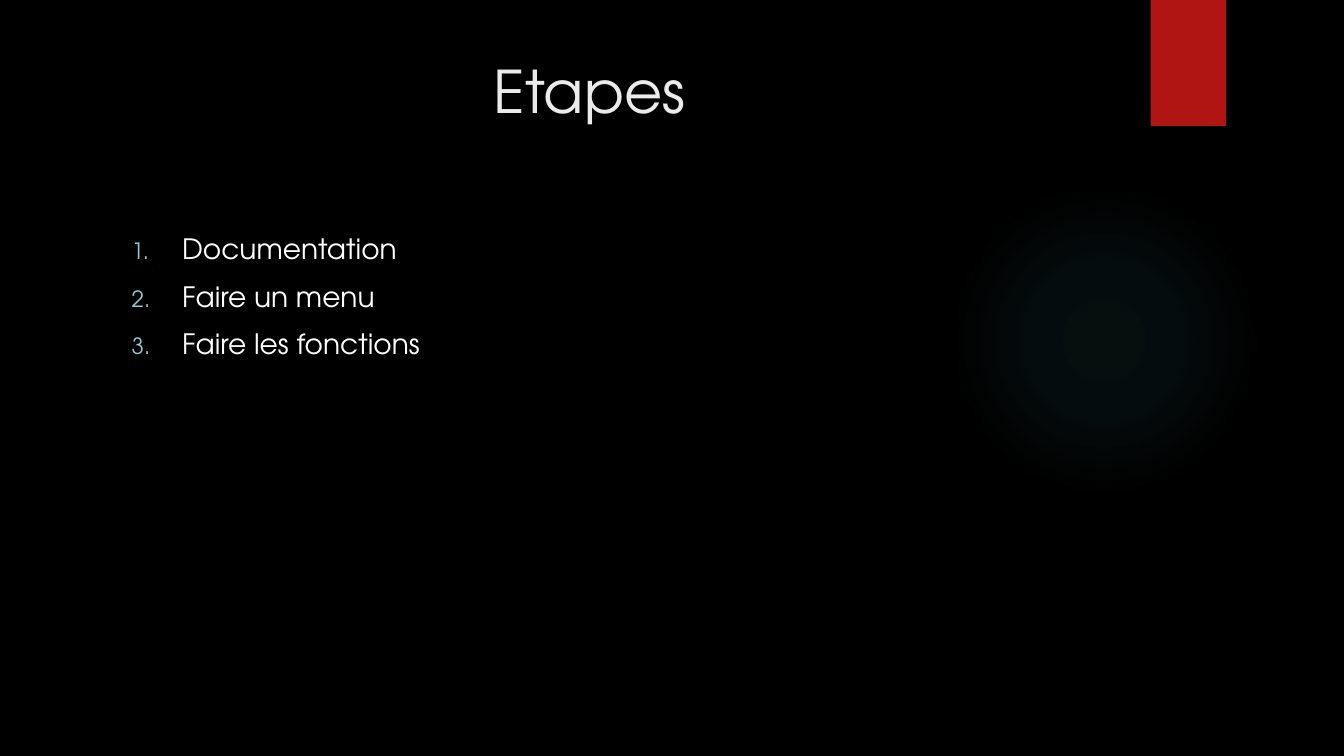
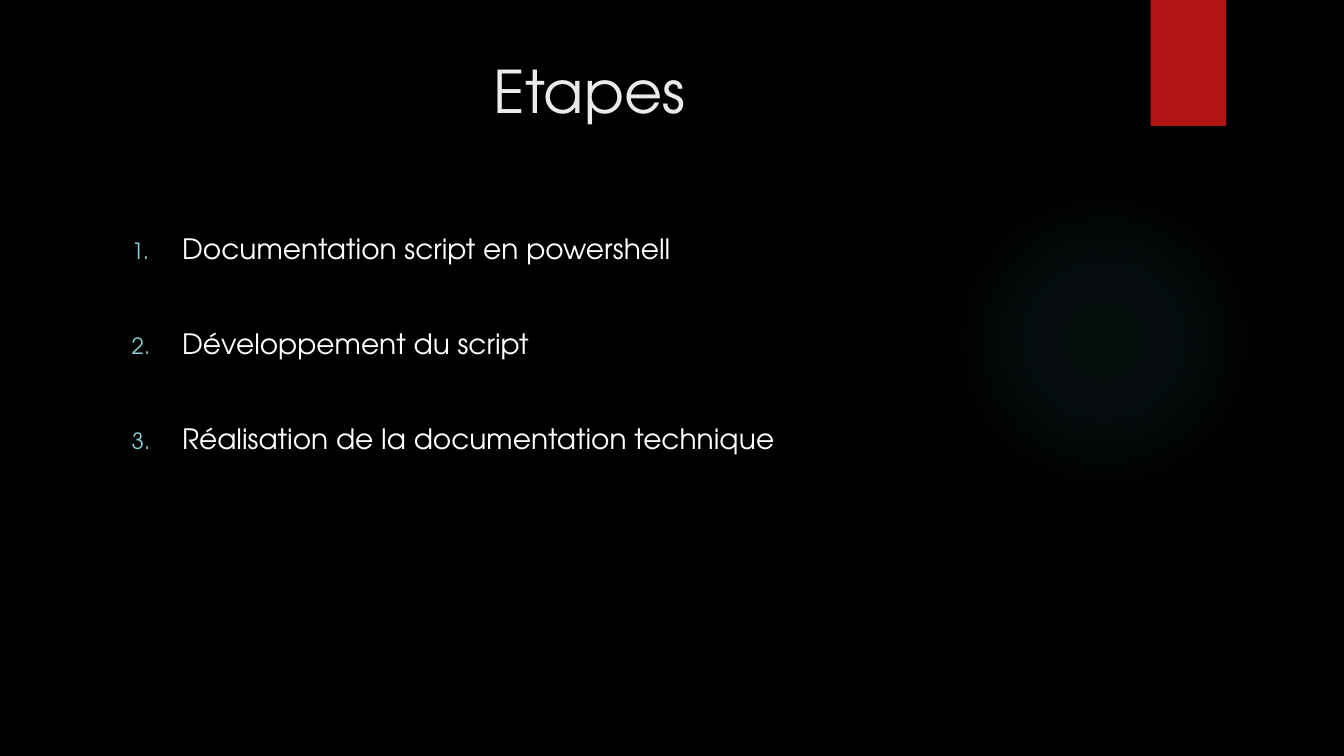
Before and after one commit to FernandezBenjamin/Admin-Windows-Server, a slide deck: slide 4 of Projet_Windows_serveur.pptx. Drawn at 1344x756 pixels with LibreOffice and Linux fonts; fonts in the diff are those of the drawing; background and template pictures are left out. Boxes give left, top, right and bottom in pixels: in the first picture for what was removed or moved away, otherwise in the second. Text is boxed around its words. In the diff, an @@ line names an element or a change of style, - is before the commit and + after.

```diff
--- a/Projet_Windows_serveur.pptx
+++ b/Projet_Windows_serveur.pptx
@@ text at bbox=[182, 238, 774, 455]: text changed @@
-1. Documentation
-2. Faire un menu
-3. Faire les fonctions
+1. Documentation script en powershell
+2. Développement du script
+3. Réalisation de la documentation technique
```
Also in this commit, not shown: 1 other slide changed.
